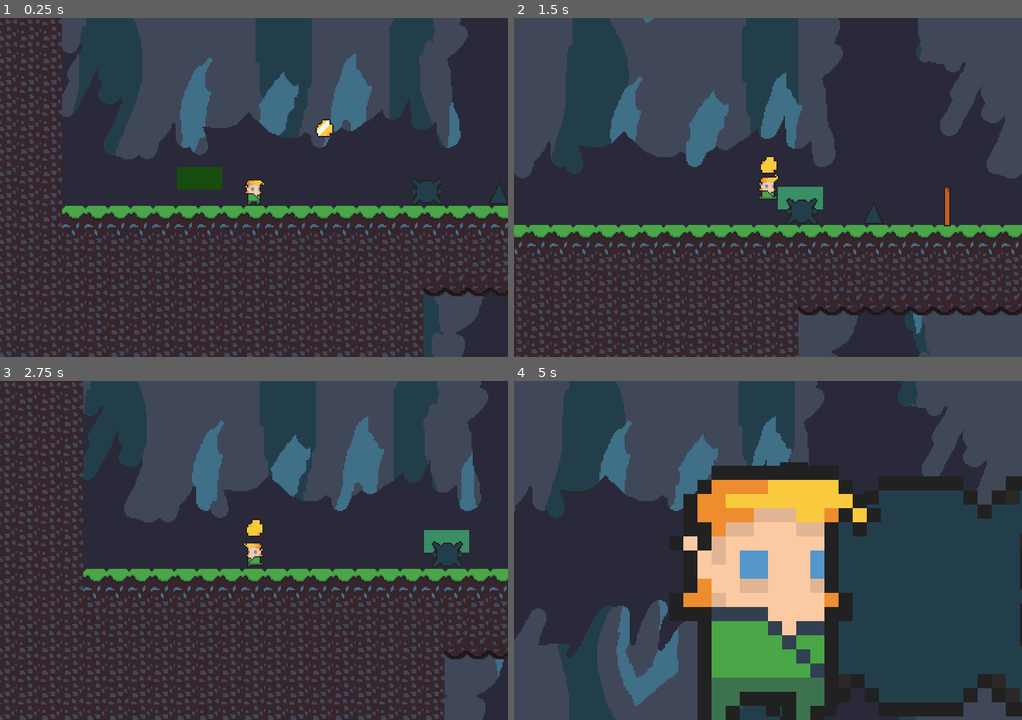
Above: before the commit, frames 1-4 (two rows, left to right).
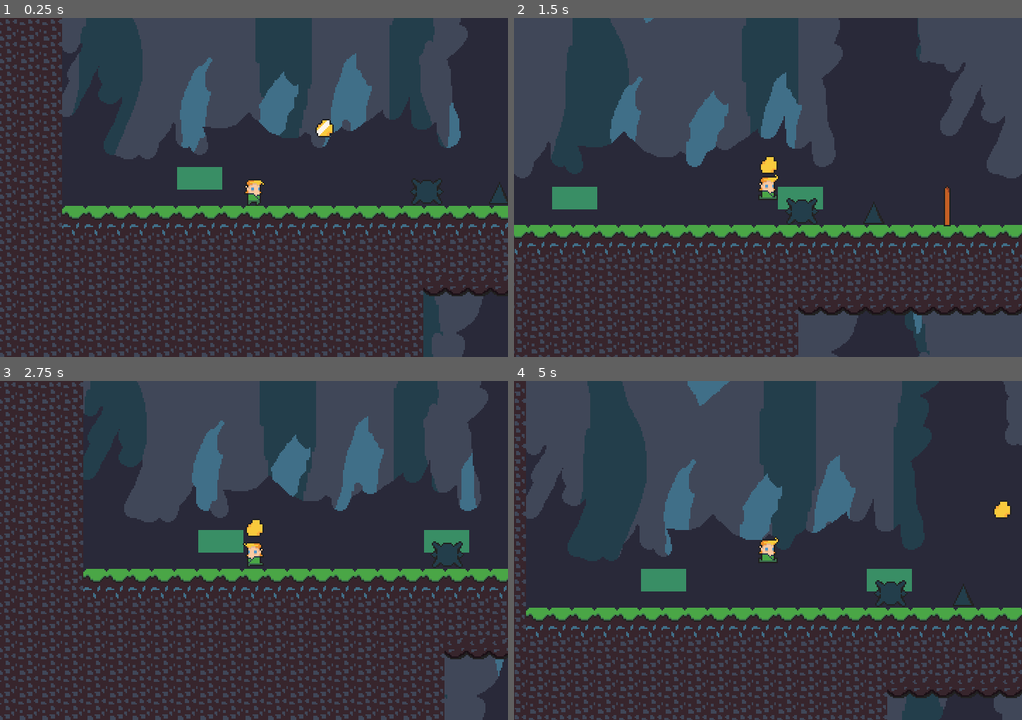
Above: after the commit, the same moments.

Repository: jotson/FantasticJetMan
Game: Godot game, scene res://scenes/General.tscn
Two runs of this game, one before a commit and one after it. Both use one fixed random seed, a clock stepped at 60 frames per second and the inputs below.
Inputs (mouse positions are in pixels of both pictures, inside the frame that each line leads up to):
- Up to frame 1 (0.25 s): no input
- Up to frame 2 (1.5 s): move the mouse to (879, 170) at 0.52 s; hold Right (ui_right) from 0.53 s (still down); tap D (confirm_throw) at 0.6 s; tap A (jump) at 0.77, 1.07 s; tap S (throw_state) at 0.8, 1.35 s; move the mouse to (666, 204) at 1.27 s
- Up to frame 3 (2.75 s): tap A (jump) at 1.52, 1.55, 1.82, 2.1 s; move the mouse to (304, 475) at 2.02 s; release Right (ui_right) at 2.03 s; hold Left (ui_left) from 2.03 s (still down); tap D (confirm_throw) at 2.3 s
- Up to frame 4 (5 s): move the mouse to (742, 618) at 2.77 s; release Left (ui_left) at 2.78 s; hold Right (ui_right) 2.78-4.28 s; tap D (confirm_throw) at 2.85, 4.55 s; tap A (jump) at 3.02, 3.32, 3.77, 3.8, 4.07, 4.52, 4.82 s; tap S (throw_state) at 3.05, 3.6 s; move the mouse to (920, 601) at 3.52 s; move the mouse to (615, 499) at 4.27 s; hold Left (ui_left) from 4.28 s (still down); click (615, 499) at 4.35 s

The runs differ from the first frame. In frame 1, 0.6% of the frame differs, in the area x 34-44%, y 43-51%; in frame 2, 0.6%; in frame 3, 0.6%; in frame 4, 59%, in the area x 0-100%, y 0-100%.

Commit message:
Create new instances of jumpPad, implement max number of jumpPads

Diff:
--- /dev/null
+++ b/scenes/jumpPad/IndividualJumpPad.tscn
@@ -0,0 +1,29 @@
+[gd_scene load_steps=5 format=2]
+
+[ext_resource path="res://palceholderGreen.png" type="Texture" id=1]
+[ext_resource path="res://scenes/jumpPad/Area2D.gd" type="Script" id=2]
+
+[sub_resource type="RectangleShape2D" id=2]
+extents = Vector2( 15.8978, 7.98997 )
+
+[sub_resource type="RectangleShape2D" id=3]
+extents = Vector2( 10, 1.62469 )
+
+[node name="JumpPad" type="StaticBody2D"]
+collision_layer = 5
+collision_mask = 5
+
+[node name="Sprite" type="Sprite" parent="."]
+texture = ExtResource( 1 )
+
+[node name="CollisionShape2D" type="CollisionShape2D" parent="."]
+shape = SubResource( 2 )
+
+[node name="Area2D" type="Area2D" parent="."]
+script = ExtResource( 2 )
+
+[node name="CollisionShape2D" type="CollisionShape2D" parent="Area2D"]
+position = Vector2( 0, -10 )
+scale = Vector2( 1.4, 1 )
+shape = SubResource( 3 )
+[connection signal="body_entered" from="Area2D" to="Area2D" method="_on_Area2D_body_entered"]
--- a/scenes/jumpPad/JumpPad.gd
+++ b/scenes/jumpPad/JumpPad.gd
@@ -2,13 +2,12 @@
 
 # Bounce Player up!! when player enters Area2D
 
-onready var indicator = $"TargetIndicator"
-onready var jump_pad = $"JumpPad"
+onready var indicator = $"TargetIndicator";
+onready var jump_pad = preload("res://scenes/JumpPad/IndividualJumpPad.tscn");
 onready var is_aiming = false;
-export (int) var placementSpeed = 5;
-
-func _ready():
-	jump_pad.hide();
+onready var list_of_jump_pads = [];
+onready var max_number_of_jump_pads = 2;
+export (int) var placement_speed = 5;
 
 func start_aiming():
 	Engine.time_scale = 0.1
@@ -20,22 +19,31 @@
 	Engine.time_scale = 1
 	is_aiming = false;
 	indicator.hide();
-	jump_pad.position = indicator.position
-	jump_pad.show();
+	var jump_pad_instance = instantiate(jump_pad);
+	jump_pad_instance.position = indicator.position
+	list_of_jump_pads.append(jump_pad_instance)
+	if list_of_jump_pads.size() > max_number_of_jump_pads:
+		var first_jump_pad = list_of_jump_pads.pop_front();
+		first_jump_pad.queue_free()
 	pass
 
 func _physics_process(delta):
 	if is_aiming:
 		if Input.is_action_pressed("ui_right"):
-			indicator.position.x += placementSpeed
+			indicator.position.x += placement_speed
 		if Input.is_action_pressed("ui_left"):
-			indicator.position.x -= placementSpeed
+			indicator.position.x -= placement_speed
 		if Input.is_action_pressed("ui_up"):
-			indicator.position.y -= placementSpeed
+			indicator.position.y -= placement_speed
 		if Input.is_action_pressed("ui_down"):
-			indicator.position.y += placementSpeed
+			indicator.position.y += placement_speed
 
 func _on_Area2D_body_entered(body):
 	if body.has_method('bounce'):
 		body.queue_bounce_state()
 		pass
+
+func instantiate(preloadedScene):
+	var preloadedSceneInstance = preloadedScene.instance()
+	add_child(preloadedSceneInstance)
+	return preloadedSceneInstance
--- a/scenes/jumpPad/JumpPad.tscn
+++ b/scenes/jumpPad/JumpPad.tscn
@@ -1,17 +1,11 @@
-[gd_scene load_steps=7 format=2]
+[gd_scene load_steps=5 format=2]
 
 [ext_resource path="res://scenes/jumpPad/JumpPad.gd" type="Script" id=1]
 [ext_resource path="res://palceholderGreen.png" type="Texture" id=2]
-[ext_resource path="res://scenes/jumpPad/Area2D.gd" type="Script" id=3]
+[ext_resource path="res://scenes/jumpPad/IndividualJumpPad.tscn" type="PackedScene" id=3]
 
 [sub_resource type="RectangleShape2D" id=1]
 extents = Vector2( 16.0504, 7.99621 )
-
-[sub_resource type="RectangleShape2D" id=2]
-extents = Vector2( 15.8978, 7.98997 )
-
-[sub_resource type="RectangleShape2D" id=3]
-extents = Vector2( 10, 1.62469 )
 
 [node name="JumpPadScene" type="Node2D"]
 position = Vector2( 0, 0.255774 )
@@ -32,21 +26,4 @@
 [node name="CollisionShape2D" type="CollisionShape2D" parent="TargetIndicator"]
 shape = SubResource( 1 )
 
-[node name="JumpPad" type="StaticBody2D" parent="."]
-collision_layer = 5
-collision_mask = 5
-
-[node name="Sprite" type="Sprite" parent="JumpPad"]
-texture = ExtResource( 2 )
-
-[node name="CollisionShape2D" type="CollisionShape2D" parent="JumpPad"]
-shape = SubResource( 2 )
-
-[node name="Area2D" type="Area2D" parent="JumpPad"]
-script = ExtResource( 3 )
-
-[node name="CollisionShape2D" type="CollisionShape2D" parent="JumpPad/Area2D"]
-position = Vector2( 0, -10 )
-scale = Vector2( 1.4, 1 )
-shape = SubResource( 3 )
-[connection signal="body_entered" from="JumpPad/Area2D" to="JumpPad/Area2D" method="_on_Area2D_body_entered"]
+[node name="JumpPad" parent="." instance=ExtResource( 3 )]
